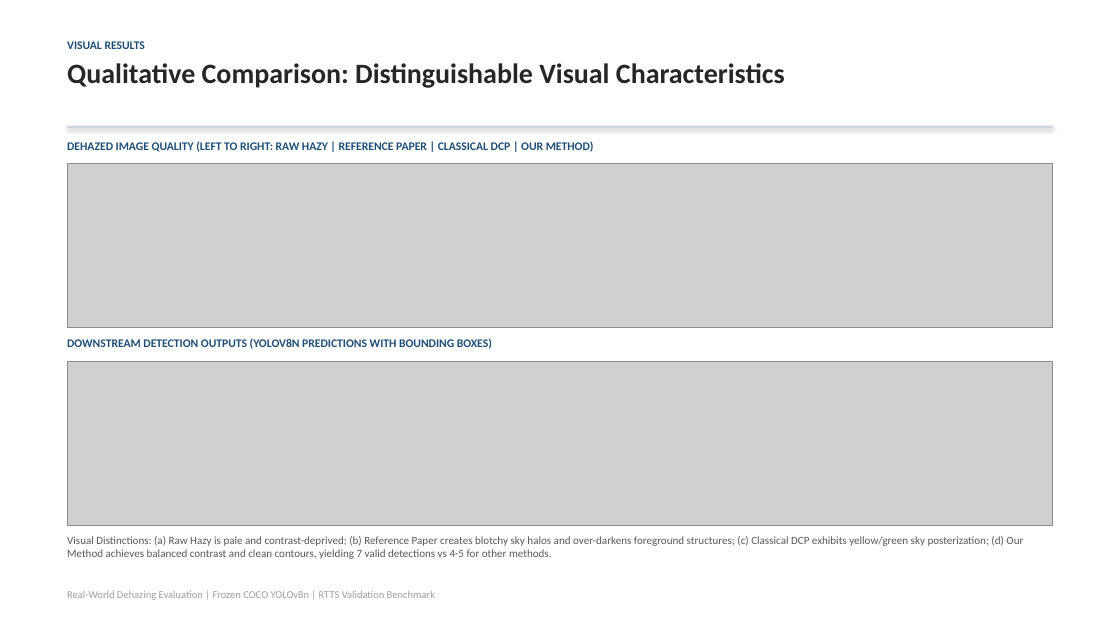
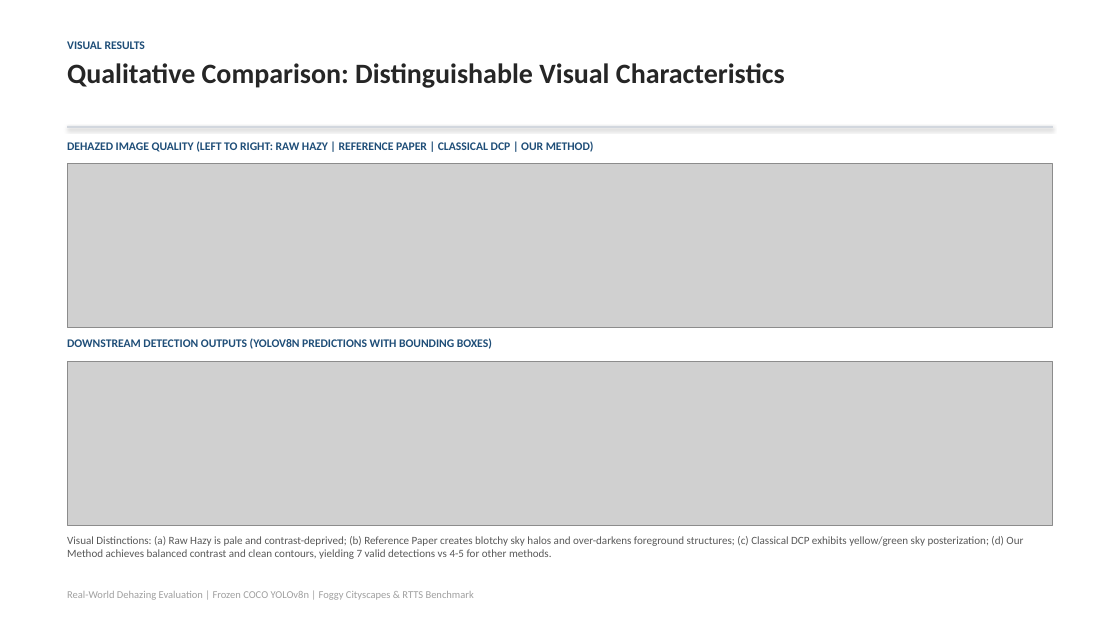
Before and after one commit to Somebody31/IP_Project, a slide deck: slide 3 of docs/reports/presentation.pptx. Drawn at 1120x630 pixels with LibreOffice and Linux fonts; fonts in the diff are those of the drawing; grey boxes stand for pictures. Boxes give left, top, right and bottom in pixels: in the first picture for what was removed or moved away, otherwise in the second. Text is boxed around its words. In the diff, an @@ line names an element or a change of style, - is before the commit and + after.

Commit message:
docs: include PSNR and SSIM benchmarks across all presentation slides and artifacts

```diff
--- a/docs/reports/presentation.pptx
+++ b/docs/reports/presentation.pptx
@@ text at [67, 591, 474, 600]: text changed @@
-Real-World Dehazing Evaluation | Frozen COCO YOLOv8n | RTTS Validation Benchmark
+Real-World Dehazing Evaluation | Frozen COCO YOLOv8n | Foggy Cityscapes & RTTS Benchmark
```
Also in this commit, not shown: 4 other slides changed, 2 other files.
